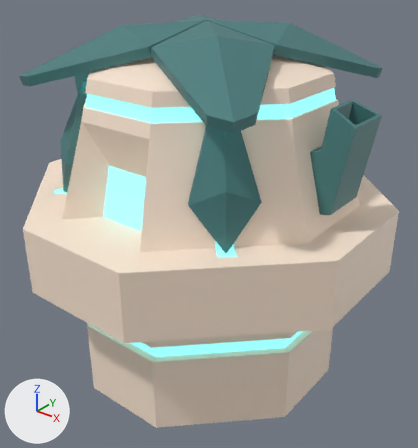
The FBX model Assets/3D Models/Machines/ResourceConvertor.fbx: old version first, new version second.
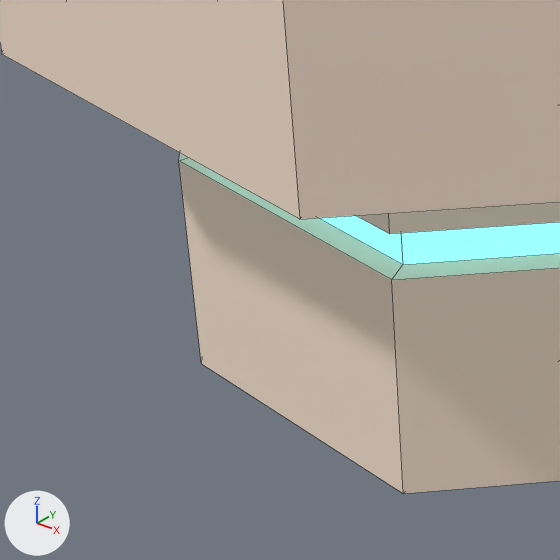
Each version appears first whole from a 50 mm lens placed at (1.74, -2.16, 2.12), pointed at (0.04, -0.03, 0.8), and next in a close-up on the part from 8% to 49% of the width and 62% to 100% of the height. Arrows for +X, +Y and +Z are at lower left; the lights stay in place. The close-ups show mesh edges as thin lines. Objects named as collision shapes, trigger or cutter boxes, shadow casters or lower levels of detail are left out. Where no turn or scale is listed for an object, it has been applied to the vertices.

The older version as bpy lines, for what is in view:
```python
me_cube_001 = bpy.data.meshes.new('Cube.001')
me_cube_001.from_pydata(...)  # 586 vertices, 581 faces; spans x -0.9..0.9, y -0.9..0.9, z 0.0..1.8
# faces by material slot: [230, 258, 93]
me_cube_001.materials.append(mat_main)  # beige #ffe9d6
me_cube_001.materials.append(mat_accent)  # dark cyan #467c7c
me_cube_001.materials.append(mat_light)  # cyan #89e8e8
ob_resourceconvertor_lod0 = bpy.data.objects.new('ResourceConvertor_LOD0', me_cube_001)
ob_resourceconvertor_lod0.location = (0.0, 0.0, 0.0)
```
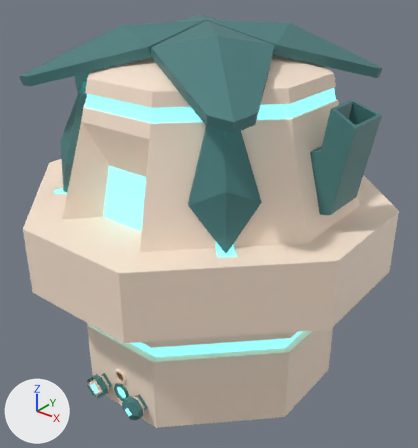
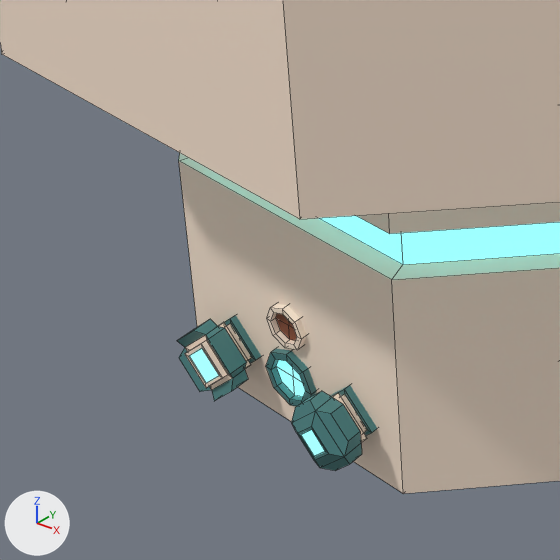
What differs and where, as boxes (x1, y1, x2, y2) in the close-ups (560 x 560 px):
```json
{"object": "Upgrade_Power", "change": "added", "after": [291, 391, 367, 471], "on screen": "cyan", "faces in mat_accent (dark cyan #467c7c)": [291, 391, 362, 471], "faces in mat_main (beige #ffe9d6)": [331, 393, 367, 443], "faces in mat_light (cyan #89e8e8)": [301, 429, 325, 456]}
{"object": "Upgrade_Efficiency", "change": "added", "after": [177, 319, 252, 401], "on screen": "cyan", "faces in mat_accent (dark cyan #467c7c)": [177, 319, 248, 401], "faces in mat_main (beige #ffe9d6)": [185, 322, 252, 390], "faces in mat_light (cyan #89e8e8)": [190, 348, 219, 383]}
{"part": 1, "of": "me_cube_001", "change": "added", "after": [266, 348, 317, 406], "on screen": "cyan"}
{"part": 2, "of": "me_cube_001", "change": "added", "after": [267, 304, 307, 350], "on screen": "beige"}
{"part": 3, "of": "me_cube_001", "change": "added", "after": [224, 315, 261, 363], "on screen": "cyan"}
{"part": 4, "of": "me_cube_001", "change": "added", "after": [329, 385, 377, 435], "on screen": "cyan"}
```

The change, as JSON lines over the scene's bpy script:
```json
{"op": "add", "block": "mat_earthsymbol", "code": ["mat_earthsymbol = principled_material('EarthSymbol')", "mat_earthsymbol.base_color = (0.212, 0.0595, 0.0252)  # brown #7f452c"]}
{"block": "me_cube_001", "where": "# used by ob_resourceconvertor_lod0; location = (0.0, 0.0, 0.0)"}
{"op": "remove", "block": "me_cube_001", "code": "me_cube_001.from_pydata(...)  # 586 vertices, 581 faces; spans x -0.9..0.9, y -0.9..0.9, z 0.0..1.8"}
{"op": "add", "block": "me_cube_001", "code": "me_cube_001.from_pydata(...)  # 668 vertices, 647 faces; spans x -0.9..0.9, y -0.9..0.9, z 0.0..1.8"}
{"block": "me_cube_001", "change": "me_cube_001 part 1: a new loose piece of 33 vertices spanning x -0.05..0.05, y -0.69..-0.59, z 0.05..0.15"}
{"block": "me_cube_001", "change": "me_cube_001 part 2: a new loose piece of 33 vertices spanning x -0.04..0.04, y -0.69..-0.59, z 0.16..0.24"}
{"block": "me_cube_001", "change": "me_cube_001 part 3: a new loose piece of 16 vertices spanning x -0.18..-0.07, y -0.69..-0.61, z 0.05..0.15, in mat_accent (dark cyan #467c7c)"}
{"block": "me_cube_001", "change": "me_cube_001 part 4: a new loose piece of 16 vertices spanning x 0.07..0.18, y -0.69..-0.61, z 0.05..0.15, in mat_accent (dark cyan #467c7c)"}
{"op": "add", "block": "me_cube_001", "code": "me_cube_001.materials.append(mat_earthsymbol)  # brown #7f452c"}
{"op": "add", "block": "me_cube_035", "code": ["me_cube_035 = bpy.data.meshes.new('Cube.035')", "me_cube_035.from_pydata(...)  # 48 vertices, 45 faces; spans x 0.0698..0.1802, y -0.7563..-0.6863, z 0.0448..0.1552", "# faces by material slot: [12, 32, 1]", "me_cube_035.materials.append(mat_main)  # beige #ffe9d6", "me_cube_035.materials.append(mat_accent)  # dark cyan #467c7c", "me_cube_035.materials.append(mat_light)  # cyan #89e8e8"]}
{"op": "add", "block": "me_cube_034", "code": ["me_cube_034 = bpy.data.meshes.new('Cube.034')", "me_cube_034.from_pydata(...)  # 52 vertices, 49 faces; spans x -0.1858..-0.0642, y -0.7463..-0.6863, z 0.0392..0.1608", "# faces by material slot: [28, 20, 1]", "me_cube_034.materials.append(mat_main)  # beige #ffe9d6", "me_cube_034.materials.append(mat_accent)  # dark cyan #467c7c", "me_cube_034.materials.append(mat_light)  # cyan #89e8e8"]}
{"op": "add", "block": "ob_upgrade_power", "code": ["ob_upgrade_power = bpy.data.objects.new('Upgrade_Power', me_cube_035)", "ob_upgrade_power.location = (0.0, 0.0, 0.0)"]}
{"op": "add", "block": "ob_upgrade_efficiency", "code": ["ob_upgrade_efficiency = bpy.data.objects.new('Upgrade_Efficiency', me_cube_034)", "ob_upgrade_efficiency.location = (0.0, 0.0, 0.0)"]}
```
